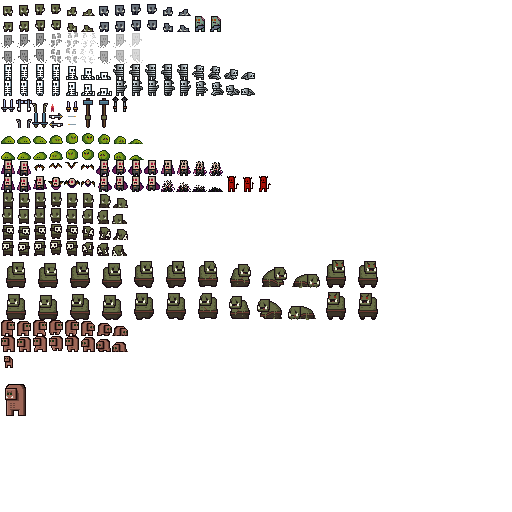
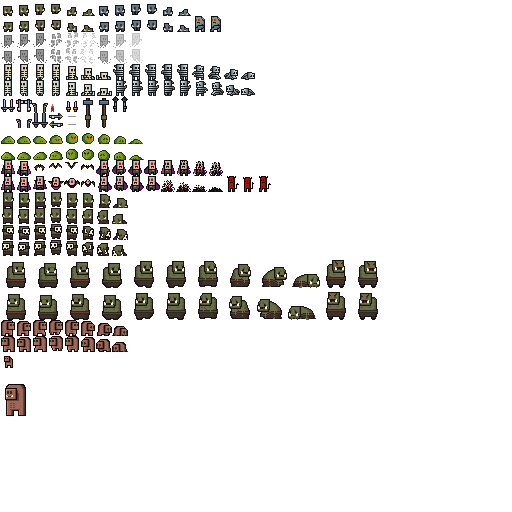
The second 512x512 image is a revision of the first. Changes to its layers:
painted on "Denzin" over (6, 391, 13, 398)
painted on "Creature Weapons" over (4, 108, 60, 126)
painted on "Skelton" over (5, 65, 111, 95)
